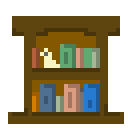
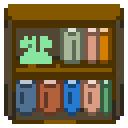
Two versions of the same layered image (128px x 128px). Layer-by-layer changes:
added layer "Layer #6" (61%) above "Layer #5" over box(20, 28, 108, 84)
added layer "Layer #5" (43%) above "Layer #3" over box(4, 8, 124, 124)
hid "Layer #3", opacity 25% → 56%, painted on it over box(4, 4, 124, 124)
added layer "Layer #4" above "Layer #2" over box(16, 28, 112, 116)
painted on "Layer #2" over box(4, 4, 124, 124)
painted on "Layer #1" over box(8, 16, 124, 124)
showed "Layer", opacity 21% → 100%, moved it above "Background", painted on it over box(4, 4, 124, 124)
